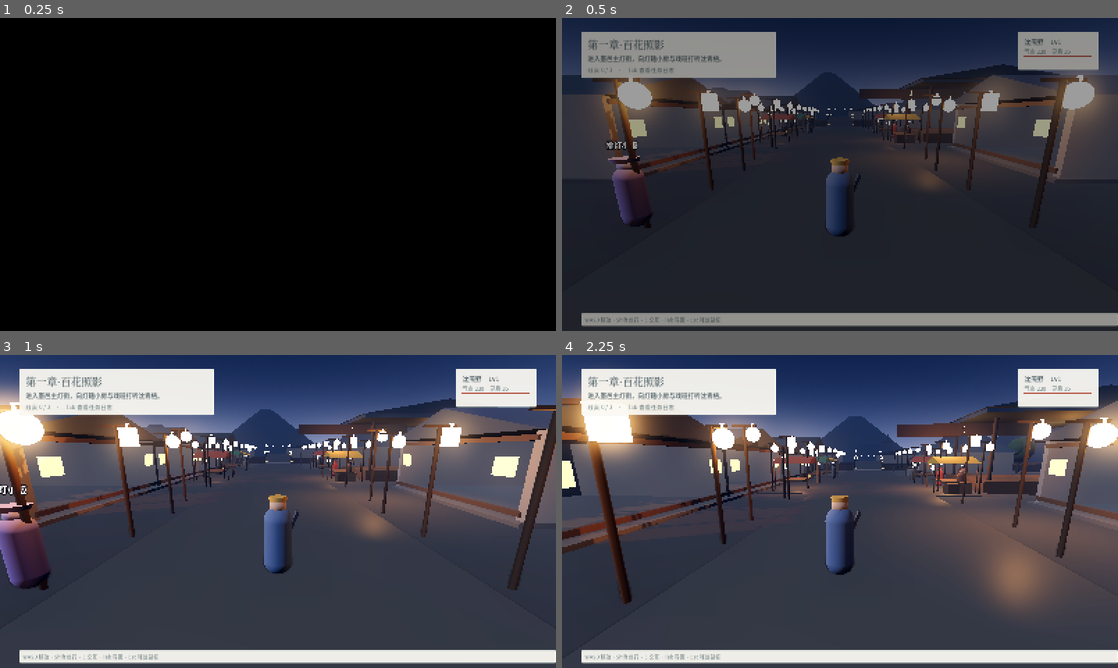
Above: before the commit, frames 1-4 (two rows, left to right).
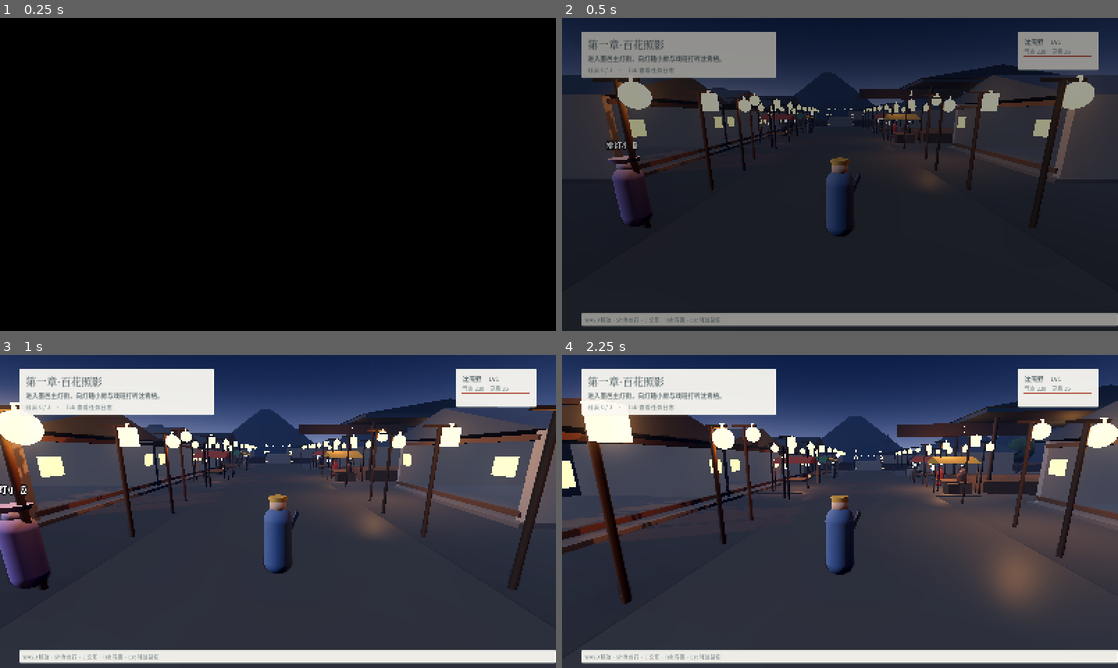
Above: after the commit, the same moments.

Repository: zhihu-baihe/zhihu
Game: Godot game, scene res://scenes/main.tscn
Two runs of this game, one before a commit and one after it. Both use one fixed random seed, a clock stepped at 60 frames per second and the inputs below.
Inputs (mouse positions are in pixels of both pictures, inside the frame that each line leads up to):
- Up to frame 1 (0.25 s): no input
- Up to frame 2 (0.5 s): no input
- Up to frame 3 (1 s): tap Enter (ui_accept) at 0.5, 0.77 s; move the mouse to (305, 511) at 0.52 s; hold W (move_forward) from 0.53 s (still down); hold E (interact) from 0.53 s (still down); click (305, 511) at 0.67 s
- Up to frame 4 (2.25 s): keep holding W (move_forward); move the mouse to (812, 511) at 1.27 s; release E (interact) at 1.28 s; tap Shift (sprint) at 1.35 s; tap Enter (ui_accept) at 1.52 s; move the mouse to (851, 505) at 2.02 s; hold E (interact) from 2.03 s (still down)

Frame 1 is identical in both runs. In frame 2, 4.5% of the frame differs, in the area x 7-99%, y 16-37%; in frame 3, 9.3%; in frame 4, 11%, in the area x 0-100%, y 7-76%.

Commit message:
art: 夜景重新平衡（去灯笼过曝/恢复暗部）+ 桥面随拱线倾斜；并入外部美术资料包规范
- 灯笼与桥/戏台自发光下调，新增 LIGHT_ENERGY_SCALE=0.75 统一压灯光能量
- glow 0.60→0.45、bloom 0.28→0.20、环境光 0.42→0.50、曝光 1.10→1.05（暗部细节恢复）
- 桥面分段随拱线切角倾斜，消除台阶感
- 采纳外部美术资料包：assets/source|processed 分离、资源台账字段含 noai_flag、禁用 NC/ND/NoAI 红线、中式资产候选清单（Sketchfab CC-BY 7 项 + Kenney CC0 + Fab）
- 06 新增与外部诊断的逐条对照表；03 记录推送打通与夜景改动
- 验证：自检 24/24、冒烟 0 错误、三张场景截图重出

Diff:
--- a/yunque/data/map_moyi.json
+++ b/yunque/data/map_moyi.json
@@ -38,14 +38,14 @@
       "moon_color": "#c8d8ff",
       "moon_energy": 0.55,
       "moon_rotation_deg": [-38, 300, 0],
-      "ambient_energy": 0.42,
+      "ambient_energy": 0.50,
       "fog_color": "#26314a",
       "fog_density": 0.011,
       "fog_sky_affect": 0.40,
-      "glow_strength": 0.60,
-      "glow_bloom": 0.28,
+      "glow_strength": 0.45,
+      "glow_bloom": 0.20,
       "ssr_enabled": true,
-      "tonemap_exposure": 1.10
+      "tonemap_exposure": 1.05
     }
   },
   "environment": {
@@ -59,18 +59,18 @@
     "moon_color": "#c8d8ff",
     "moon_energy": 0.55,
     "moon_rotation_deg": [-38, 300, 0],
-    "ambient_energy": 0.42,
+    "ambient_energy": 0.50,
     "fog_enabled": true,
     "fog_color": "#26314a",
     "fog_density": 0.011,
     "fog_sky_affect": 0.40,
     "glow_enabled": true,
-    "glow_strength": 0.60,
-    "glow_bloom": 0.28,
+    "glow_strength": 0.45,
+    "glow_bloom": 0.20,
     "ssao_enabled": true,
     "ssr_enabled": true,
     "tonemap_mode": 3,
-    "tonemap_exposure": 1.10
+    "tonemap_exposure": 1.05
   },
   "palette": {
     "stone": "#7d766b",
--- a/yunque/scripts/world/town_builder.gd
+++ b/yunque/scripts/world/town_builder.gd
@@ -12,6 +12,8 @@
 
 ## 全场景动态光预算：超过后灯笼只发光、不再挂 OmniLight，避免灰盒阶段就爆光照。
 const LIGHT_BUDGET_MAX := 30
+## 全局灯光能量缩放：夜景验收要求「蓝灰环境光 + 暖灯」，避免灯笼过曝、暗部丢细节。
+const LIGHT_ENERGY_SCALE := 0.75
 static var _lights_left := LIGHT_BUDGET_MAX
 
 static func reset_budget() -> void:
@@ -189,7 +191,7 @@
 	var l := OmniLight3D.new()
 	l.position = pos
 	l.light_color = color
-	l.light_energy = energy
+	l.light_energy = energy * LIGHT_ENERGY_SCALE
 	l.omni_range = range_m
 	l.shadow_enabled = false
 	l.distance_fade_enabled = true
@@ -482,7 +484,7 @@
 	var light_every := maxi(1, int(r.get("light_every", 2)))
 	var off := _v2(r.get("offset", [0, 0]))
 	var warm := str(r.get("mat", "lantern"))
-	var lmat := MatCache.emissive(_col(pal, warm, "#ffb457"), 2.5)
+	var lmat := MatCache.emissive(_col(pal, warm, "#ffb457"), 1.7)
 	var pmat := MatCache.solid(_col(pal, "wood_dark", "#4f3a27"), 0.9)
 	var lcolor := _col(pal, warm, "#ffb457")
 	for i in count:
@@ -592,13 +594,17 @@
 		var tm := (t0 + t1) * 0.5
 		var y_mid := arch * sin(PI * tm)
 		var mid := Vector2(lerpf(a.x, c.x, tm), lerpf(a.y, c.y, tm))
-		_box(parent, Vector3(mid.x, y_mid - 0.15, mid.y), Vector3(seg_len + 0.12, 0.3, width), deck_mat, true, yaw, "BridgeDeck")
+		# 桥面盒体随拱线切角倾斜，避免出现「台阶感」
+		var slope := atan2(arch * PI * cos(PI * tm), length)
+		var deck := _box(parent, Vector3(mid.x, y_mid - 0.15, mid.y), Vector3(seg_len + 0.16, 0.34, width), deck_mat, true, yaw, "BridgeDeck")
+		if deck is Node3D:
+			(deck as Node3D).rotate_object_local(Vector3(0, 0, 1), slope)
 		for s: float in [-1.0, 1.0]:
 			var rp := mid + perp * ((width * 0.5 - 0.12) * s)
-			_box(parent, Vector3(rp.x, y_mid + rail_h * 0.5, rp.y), Vector3(seg_len + 0.12, rail_h, 0.16), rail_mat, false, yaw, "BridgeRail")
+			_box(parent, Vector3(rp.x, y_mid + rail_h * 0.5, rp.y), Vector3(seg_len + 0.16, rail_h, 0.16), rail_mat, false, yaw, "BridgeRail")
 	# 桥头与桥心灯柱
 	var rows := int(b.get("lantern_rows", 2))
-	var lamp := MatCache.emissive(_col(pal, "lantern", "#ffb457"), 2.6)
+	var lamp := MatCache.emissive(_col(pal, "lantern", "#ffb457"), 1.9)
 	var pole := MatCache.solid(_col(pal, "wood_dark", "#4f3a27"), 0.9)
 	for t: float in [0.06, 0.5, 0.94]:
 		var mid2 := Vector2(lerpf(a.x, c.x, t), lerpf(a.y, c.y, t))
@@ -617,7 +623,7 @@
 			var f := float(k) / 4.0 - 0.5
 			var q := mid3 + perp * (f * (width - 0.8))
 			_sphere(parent, Vector3(q.x, yr + 2.05, q.y), 0.17,
-				MatCache.emissive(_col(pal, "lantern_cold", "#9fd2ff"), 2.0), "BridgeString")
+				MatCache.emissive(_col(pal, "lantern_cold", "#9fd2ff"), 1.5), "BridgeString")
 
 
 # ================================================================ NPC / 交互 / 触发器
Binary file changed: yunque/shots/moyi_main_street.png
Binary file changed: yunque/shots/moyi_qiandeng_bridge.png
Binary file changed: yunque/shots/moyi_town_overview.png
Not shown, changed: 开发文档/03_开发日志.md
Not shown, changed: 开发文档/05_美术标准_ArtBible.md
Not shown, changed: 开发文档/06_墨邑古城_美术实施方案.md
Not shown, changed: 开发文档/资源台账.md
